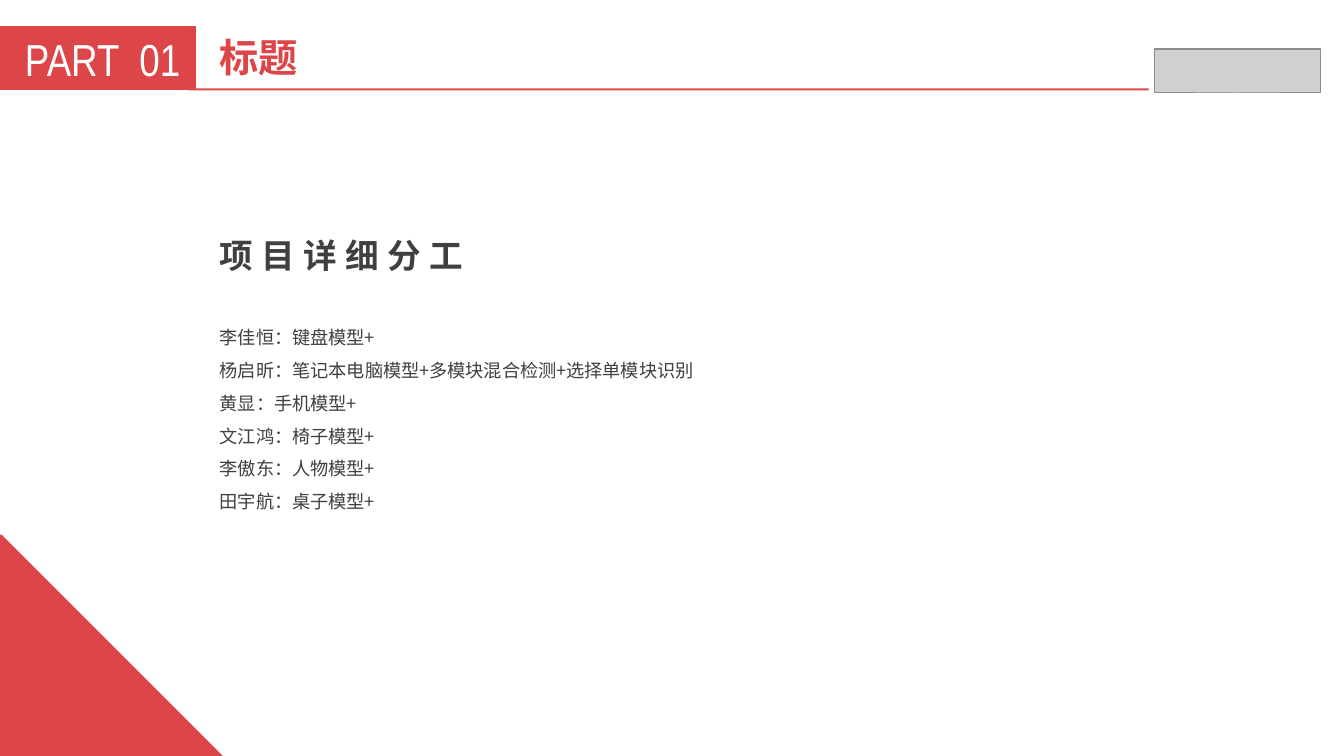
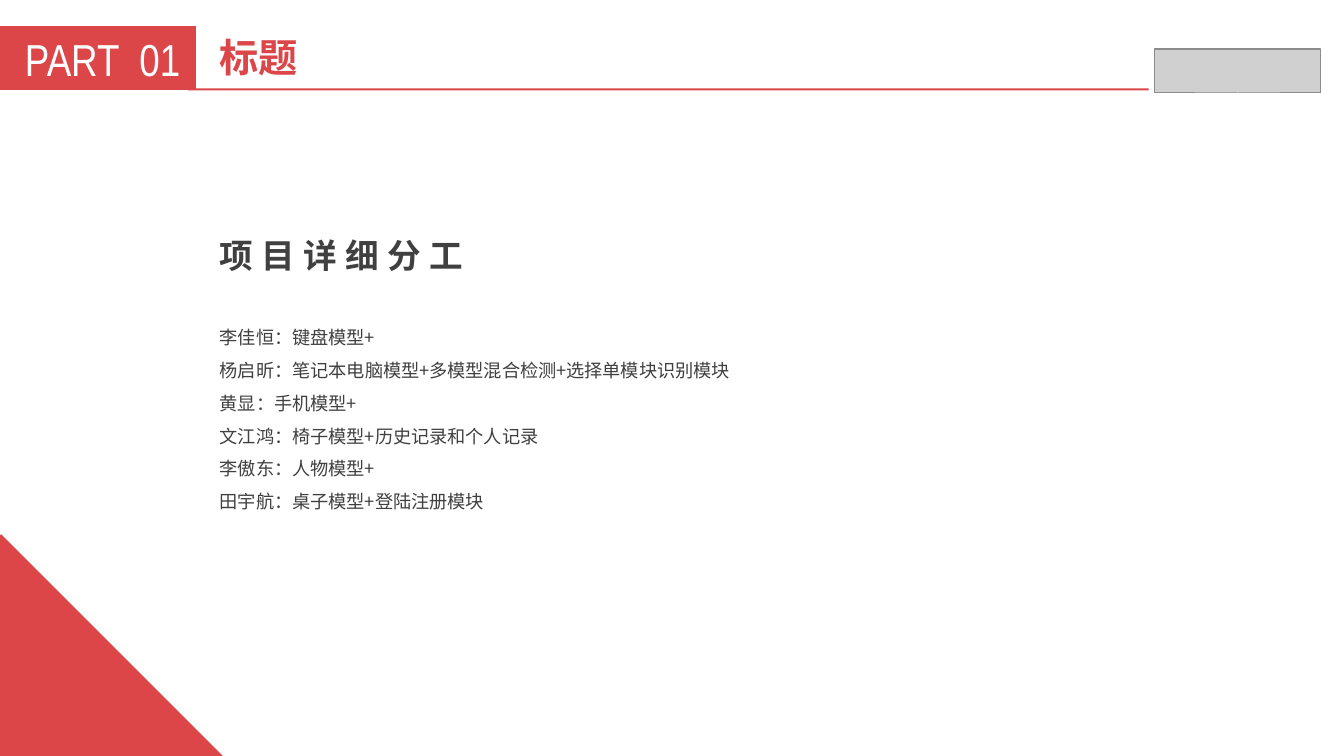
Before and after one commit to Deadnumb/OfficialVision, a slide deck: slide 4 of docs/办公室对象检测系统.pptx. Drawn at 1344x756 pixels with LibreOffice and Linux fonts; fonts in the diff are those of the drawing; grey boxes stand for pictures. Boxes give left, top, right and bottom in pixels: in the first picture for what was removed or moved away, otherwise in the second. Text is boxed around its words. In the diff, an @@ line names an element or a change of style, - is before the commit and + after.

```diff
--- a/docs/办公室对象检测系统.pptx
+++ b/docs/办公室对象检测系统.pptx
@@ text at (220, 361, 730, 379): text changed @@
-杨启昕：笔记本电脑模型+多模块混合检测+选择单模块识别
+杨启昕：笔记本电脑模型+多模型混合检测+选择单模块识别模块
@@ text at (220, 427, 539, 445): text changed @@
-文江鸿：椅子模型+
+文江鸿：椅子模型+历史记录和个人记录
@@ text at (220, 492, 484, 510): text changed @@
-田宇航：桌子模型+
+田宇航：桌子模型+登陆注册模块
```
Also in this commit, not shown: 1 other slide changed.
